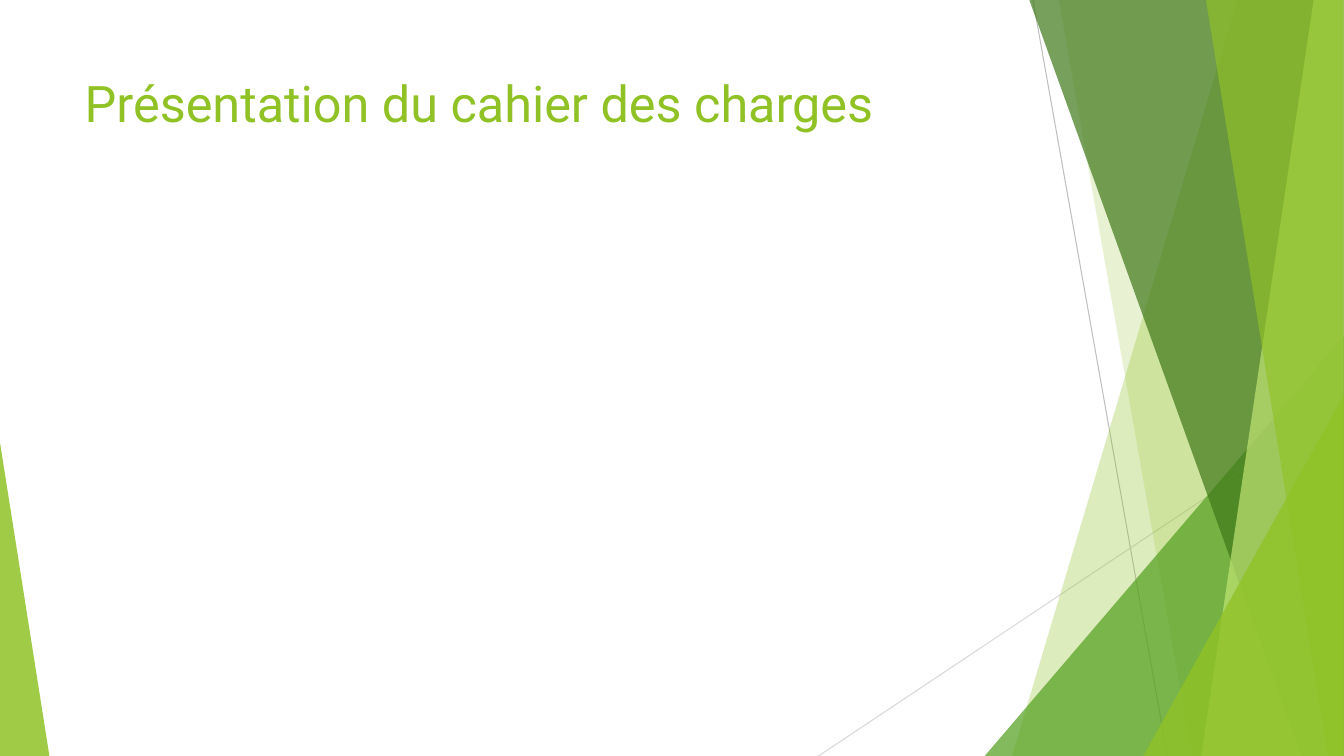
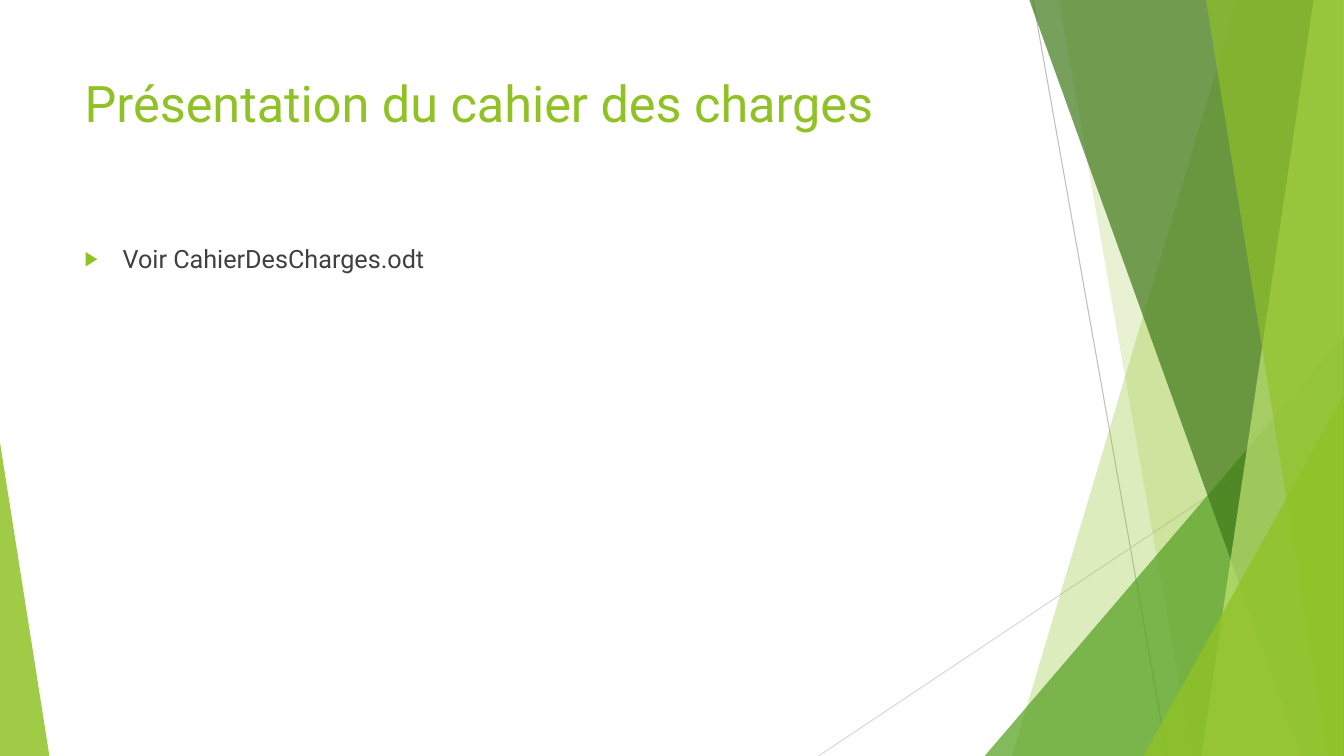
Before and after one commit to 52Alexis/PTUTS2A2, a slide deck: slide 4 of docs/rapport/diapopresdebut (1).pptx. Drawn at 1344x756 pixels with LibreOffice and Linux fonts; fonts in the diff are those of the drawing. Boxes give left, top, right and bottom in pixels: in the first picture for what was removed or moved away, otherwise in the second. Text is boxed around its words. In the diff, an @@ line names an element or a change of style, - is before the commit and + after.

```diff
--- a/docs/rapport/diapopresdebut (1).pptx
+++ b/docs/rapport/diapopresdebut (1).pptx
@@ text added at (123,249,424,274), 18 pt, text #404040 @@
+▶ Voir CahierDesCharges.odt
```
Also in this commit, not shown: 1 other slide changed.
